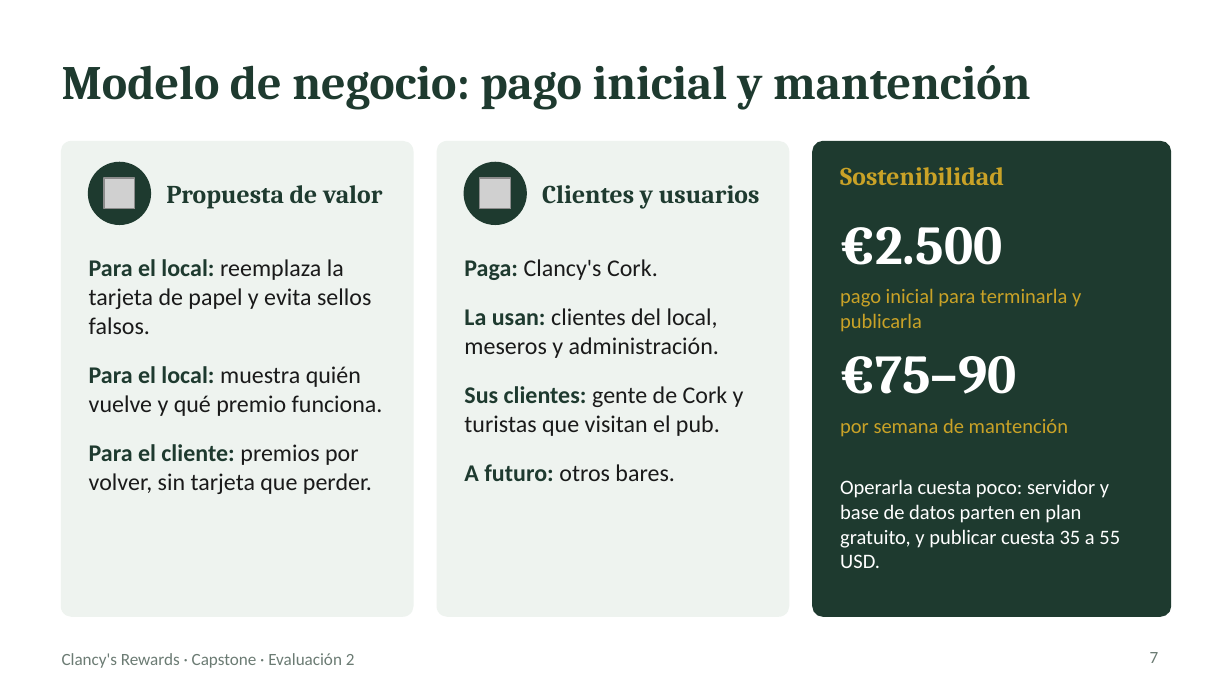
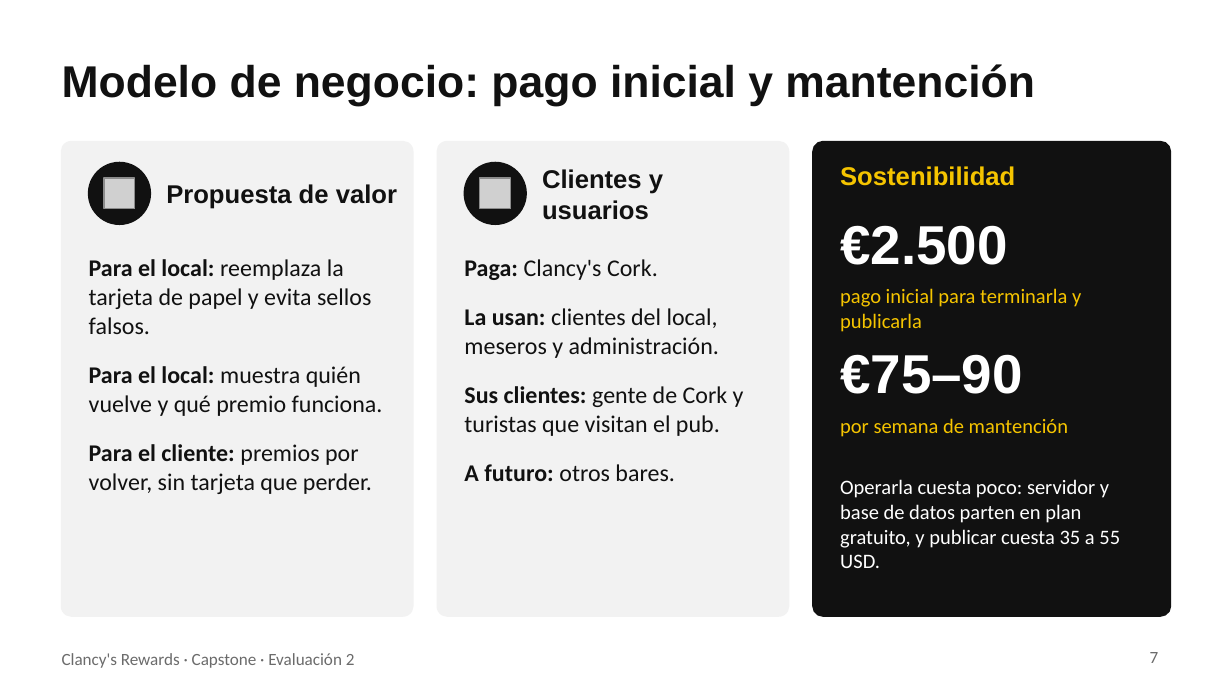
Before and after one commit to 44ndy/clancys-rewards, a slide deck: slide 7 of Fase 2/Evidencias Proyecto/Presentación Proyecto.pptx. Drawn at 1232x693 pixels with LibreOffice and Linux fonts; fonts in the diff are those of the drawing; grey boxes stand for pictures. Boxes give left, top, right and bottom in pixels: in the first picture for what was removed or moved away, otherwise in the second. Text is boxed around its words. In the diff, an @@ line names an element or a change of style, - is before the commit and + after.

```diff
--- a/Fase 2/Evidencias Proyecto/Presentación Proyecto.pptx
+++ b/Fase 2/Evidencias Proyecto/Presentación Proyecto.pptx
@@ title "Modelo de negocio: pago inicial ..." at (x1=62, y1=64, x2=1035, y2=107): size 28 to 26 pt, font Cambria to Arial, text colour #1E3A2F to #111111 @@
@@ rounded rectangle at (x1=62, y1=142, x2=413, y2=616): fill #EEF3EF to #F2F2F2; outline #EEF3EF 1 pt to #F2F2F2 1 pt @@
@@ rounded rectangle at (x1=437, y1=142, x2=788, y2=616): fill #EEF3EF to #F2F2F2; outline #EEF3EF 1 pt to #F2F2F2 1 pt @@
@@ fill #1E3A2F to #111111; outline #1E3A2F 1 pt to #111111 1 pt in 3 elements at (x1=89, y1=163, x2=150, y2=224), (x1=464, y1=163, x2=526, y2=224), (x1=813, y1=142, x2=1170, y2=616) @@
@@ text "Propuesta de valor" at (x1=166, y1=184, x2=397, y2=209): font Cambria to Arial, text colour #1E3A2F to #111111 @@
@@ text "Clientes y usuarios" at (x1=542, y1=169, x2=663, y2=220): font Cambria to Arial, text colour #1E3A2F to #111111 @@
@@ text "Sostenibilidad" at (x1=840, y1=166, x2=1015, y2=186): font Cambria to Arial, text colour #C9A227 to #F5C400 @@
@@ text "€2.500" at (x1=840, y1=225, x2=1007, y2=265): font Cambria to Arial @@
@@ text "Para el local: reemplaza la ..." at (x1=89, y1=259, x2=383, y2=494): text colour #1E3A2F to #111111 in "Para el local:", "Para el local:", "Para el cliente:"; text colour #1A1A1A to #111111 in "reemplaza la tarjeta de papel y evita ...", "muestra quién vuelve y qué premio funciona.", "premios por volver, sin tarjeta que perder." @@
@@ text "Paga: Clancy's Cork." at (x1=464, y1=259, x2=744, y2=481): text colour #1E3A2F to #111111 in "Paga:", "La usan:", "Sus clientes:", "A futuro:"; text colour #1A1A1A to #111111 in "Clancy's Cork.", "clientes del local, meseros y administración.", "gente de Cork y turistas que visitan ...", "otros bares." @@
@@ text "pago inicial para terminarla y ..." at (x1=840, y1=288, x2=1081, y2=332): text colour #C9A227 to #F5C400 @@
@@ text "€75–90" at (x1=840, y1=354, x2=1023, y2=394): font Cambria to Arial @@
@@ text "por semana de mantención" at (x1=840, y1=418, x2=1068, y2=437): text colour #C9A227 to #F5C400 @@
@@ text "Clancy's Rewards · Capstone · ..." at (x1=62, y1=653, x2=355, y2=668): text colour #6B7B73 to #6B6B6B @@
@@ page number at (x1=1150, y1=652, x2=1159, y2=663): text colour #6B7B73 to #6B6B6B @@
```
Also in this commit, not shown: 7 other slides changed, 3 slides added, 1 slide removed, 1 other file.
